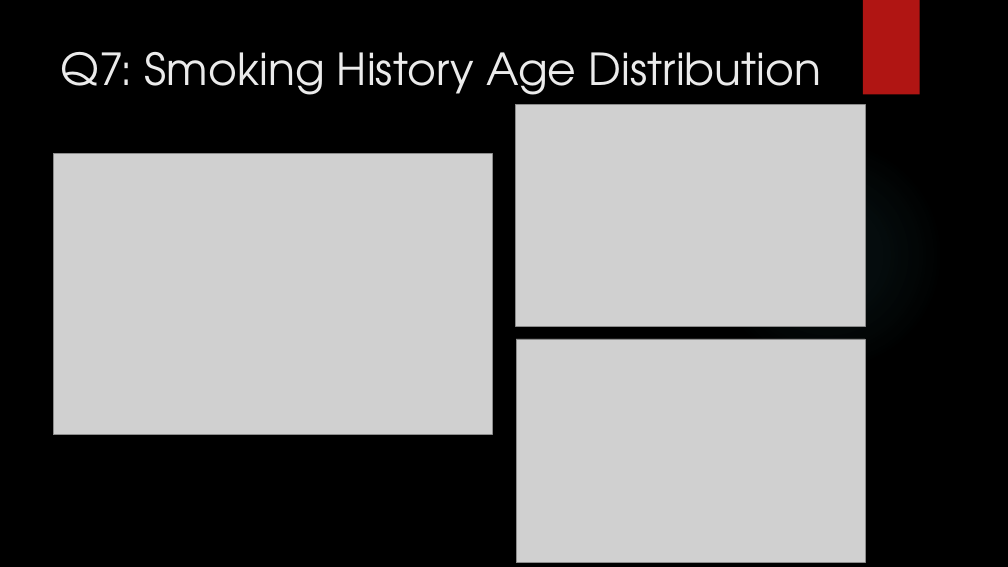
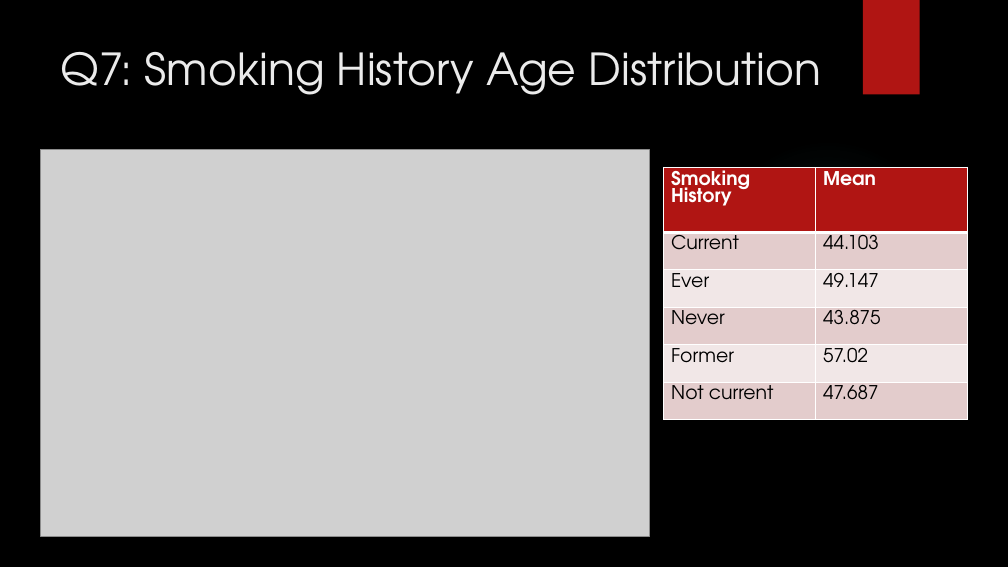
Before and after one commit to ktennant5378/Group-Project-1, a slide deck: slide 13 of Disease_Predictor.pptx. Drawn at 1008x567 pixels with LibreOffice and Linux fonts; fonts in the diff are those of the drawing; grey boxes stand for pictures; background and template pictures are left out. Boxes give left, top, right and bottom in pixels: in the first picture for what was removed or moved away, otherwise in the second. Text is boxed around its words. In the diff, an @@ line names an element or a change of style, - is before the commit and + after.

```diff
--- a/Disease_Predictor.pptx
+++ b/Disease_Predictor.pptx
@@ picture removed at (516,104,865,326) @@
@@ picture: place and size @@
-picture at (53,154,492,435)
+picture at (40,150,650,536)
@@ table added at (664,167,968,420), 6 rows, 2 columns @@
+Smoking History | Mean
+Current | 44.103
+Ever | 49.147
+Never | 43.875
+Former | 57.02
+Not current | 47.687
@@ picture removed at (516,339,866,563) @@
```
Also in this commit, not shown: 1 other slide changed, 1 slide added, 1 slide removed.
